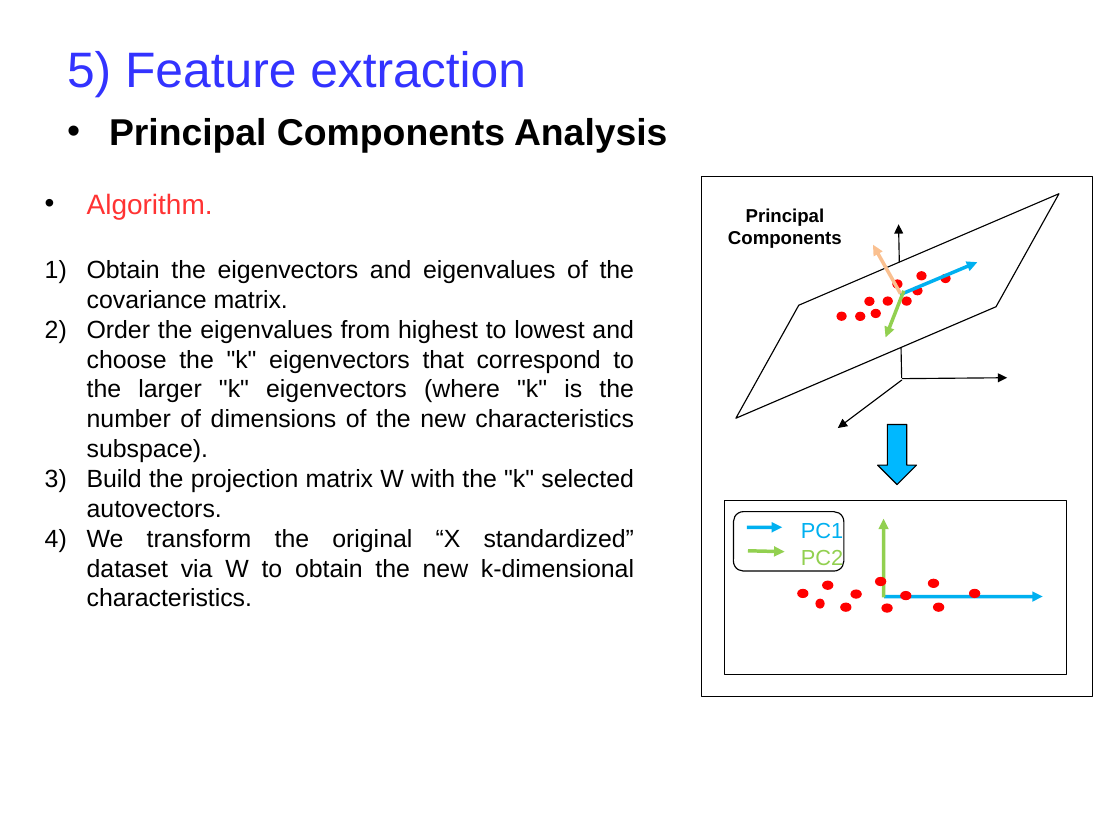
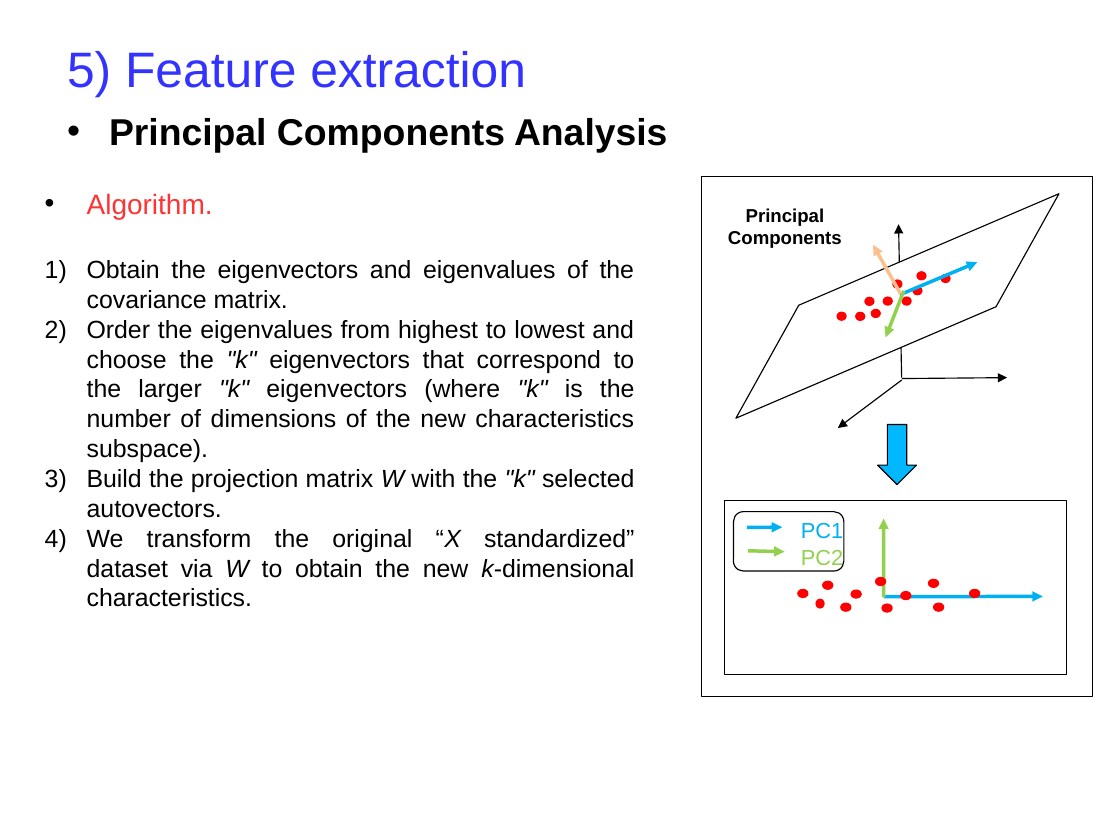
Before and after one commit to ceelch/Introduction_ML_2019_BCAM_preprocessing, a slide deck: slide 33 of Slides/Preprocessing-2019.odp. Drawn at 1120x840 pixels with LibreOffice and Linux fonts; fonts in the diff are those of the drawing; background and template pictures are left out. Boxes give left, top, right and bottom in pixels: in the first picture for what was removed or moved away, otherwise in the second. Text is boxed around its words. In the diff, an @@ line names an element or a change of style, - is before the commit and + after.

Commit message:
pdf slides

```diff
--- a/Slides/Preprocessing-2019.odp
+++ b/Slides/Preprocessing-2019.odp
@@ text at [87, 320, 635, 607]: italic on in ""k" "k" "k"", "W "k"", "“X W k-dimensional" @@
```
Also in this commit, not shown: 1 other slide changed, 1 other file.
